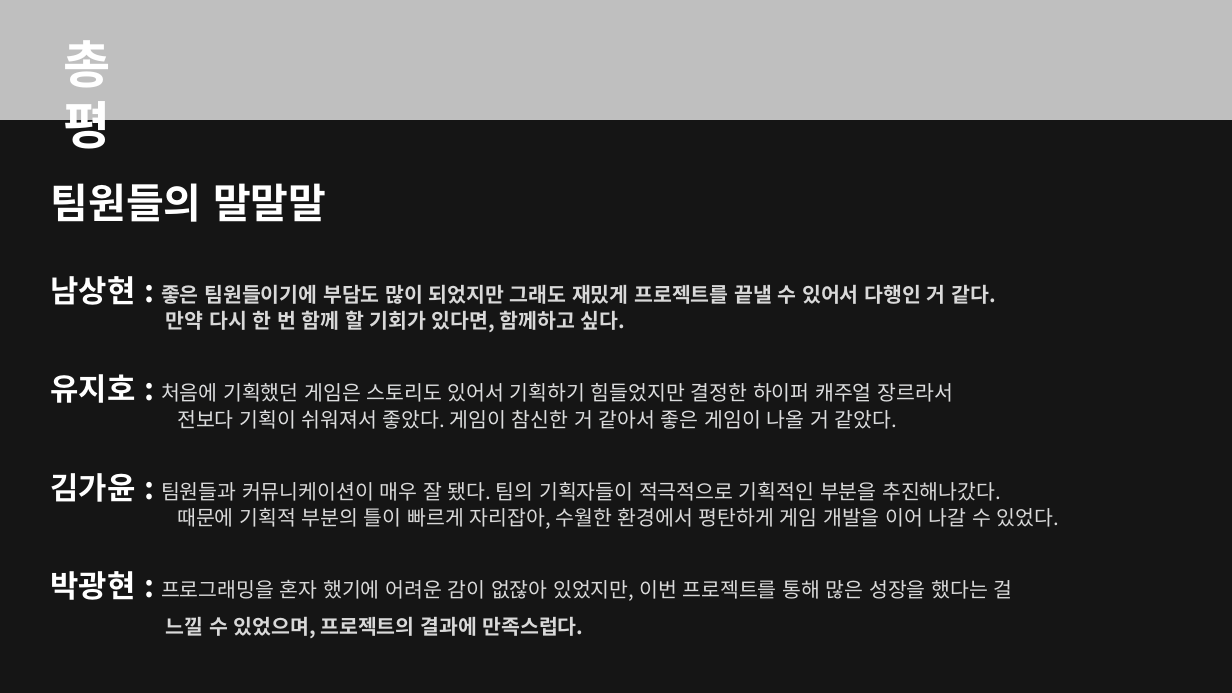
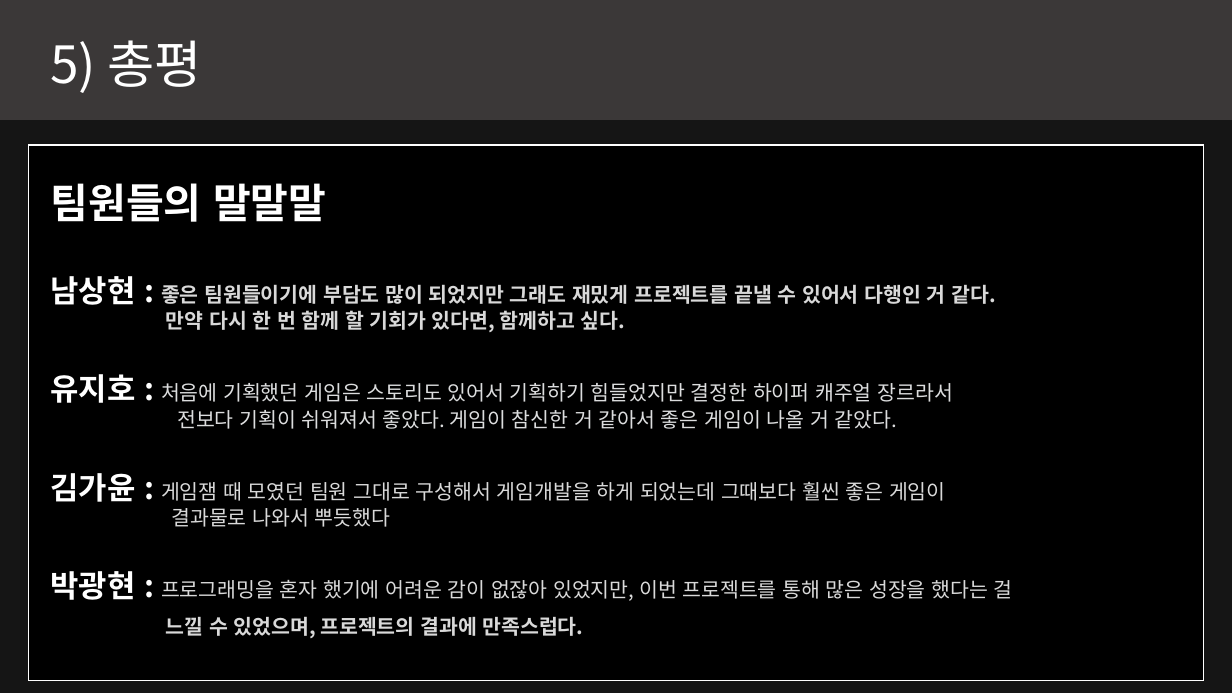
Before and after one commit to kjpark102312/Jagu_Agis, a slide deck: slide 6 of Presentation/AGIS 발표자료.pptx. Drawn at 1232x693 pixels with LibreOffice and Linux fonts; fonts in the diff are those of the drawing; background and template pictures are left out; a plain dark background stands for a picture behind light text. Boxes give left, top, right and bottom in pixels: in the first picture for what was removed or moved away, otherwise in the second. Text is boxed around its words. In the diff, an @@ line names an element or a change of style, - is before the commit and + after.

```diff
--- a/Presentation/AGIS 발표자료.pptx
+++ b/Presentation/AGIS 발표자료.pptx
@@ rectangle at (0,0,1232,120): fill #BFBFBF to #3B3838 @@
@@ text at (50,40,202,93): text changed; bold off @@
-총평
+5) 총평
@@ rectangle added at (29,145,1204,680), fill #000000, outline #FFFFFF 1 pt @@
@@ text at (50,473,946,527): text changed @@
-김가윤 : 팀원들과 커뮤니케이션이 매우 잘 됐다. 팀의 기획자들이 적극적으로 기획적인 부분을 추진해나갔다.
-때문에 기획적 부분의 틀이 빠르게 자리잡아, 수월한 환경에서 평탄하게 게임 개발을 이어 나갈 수 있었다.
+김가윤 : 게임잼 때 모였던 팀원 그대로 구성해서 게임개발을 하게 되었는데 그때보다 훨씬 좋은 게임이
+결과물로 나와서 뿌듯했다
```
Also in this commit, not shown: 3 other slides changed, 1 slide added, 1 slide removed, 2 other files.
